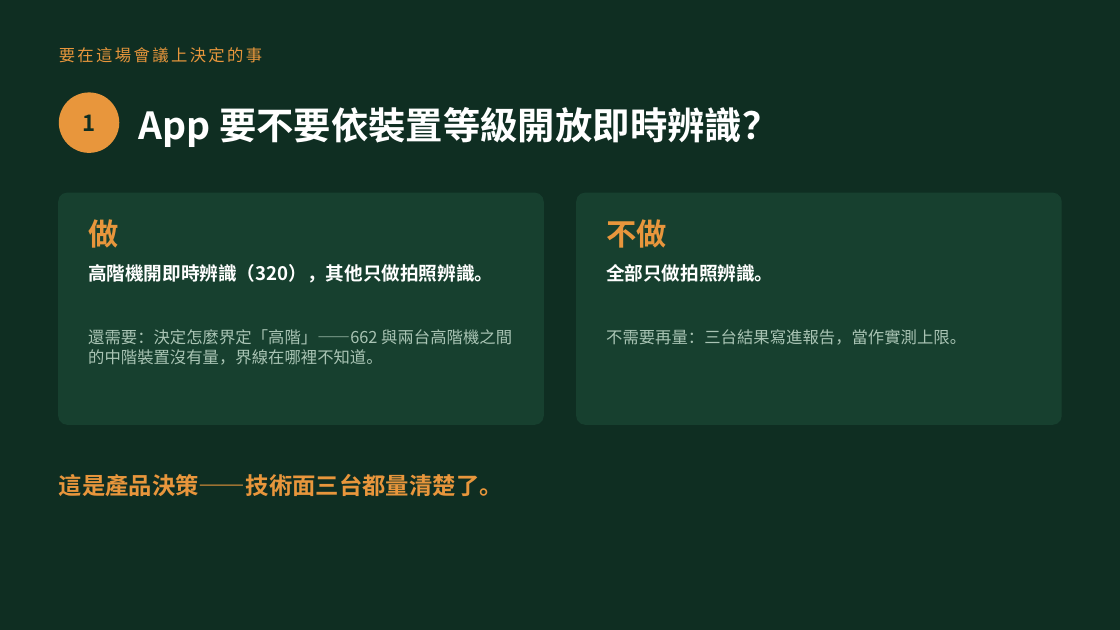
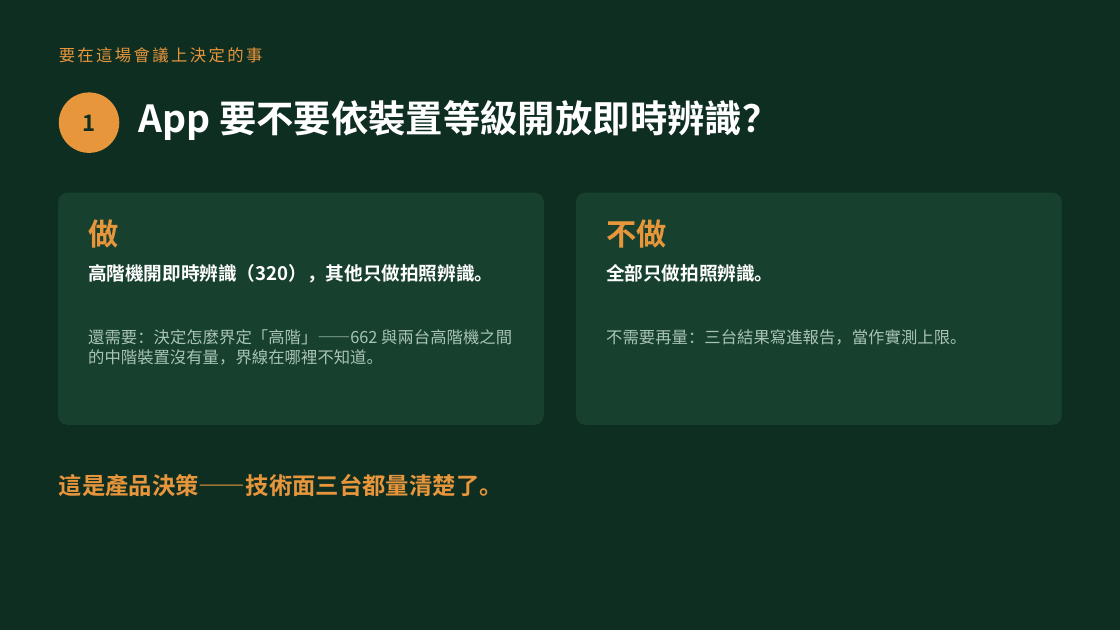
Before and after one commit to OneLeaf-dx/detection, a slide deck: slide 8 of docs/v12.3_簡報_口頭報告.pptx. Drawn at 1120x630 pixels with LibreOffice and Linux fonts; fonts in the diff are those of the drawing. Boxes give left, top, right and bottom in pixels: in the first picture for what was removed or moved away, otherwise in the second. Text is boxed around its words. In the diff, an @@ line names an element or a change of style, - is before the commit and + after.

```diff
--- a/docs/v12.3_簡報_口頭報告.pptx
+++ b/docs/v12.3_簡報_口頭報告.pptx
@@ text "App 要不要依裝置等級開放即時辨識？": place and size @@
-text "App 要不要依裝置等級開放即時辨識？" at <box>139,107,779,147</box>
+text "App 要不要依裝置等級開放即時辨識？" at <box>139,100,779,140</box>
```
Also in this commit, not shown: 8 other slides changed, 4 other files.
